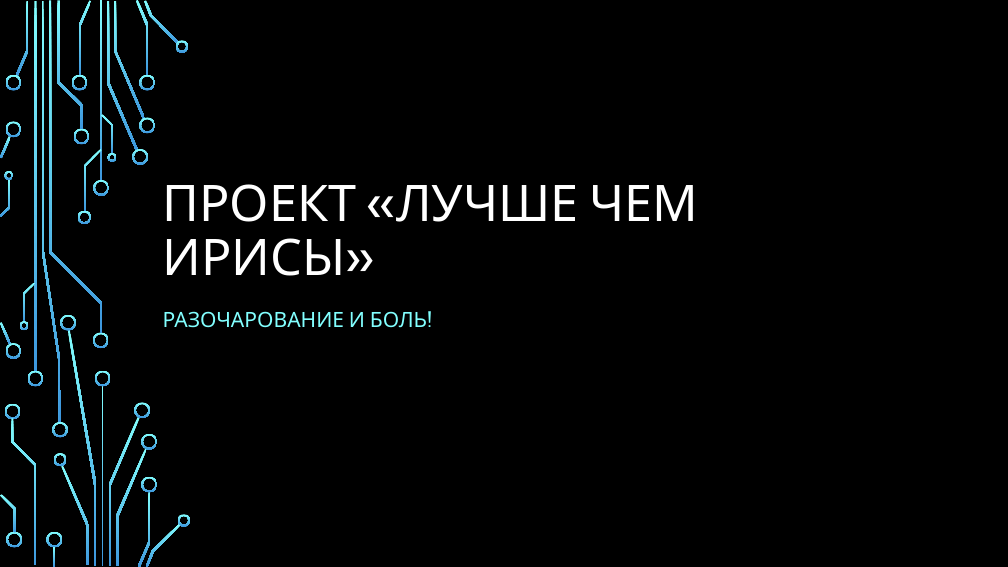
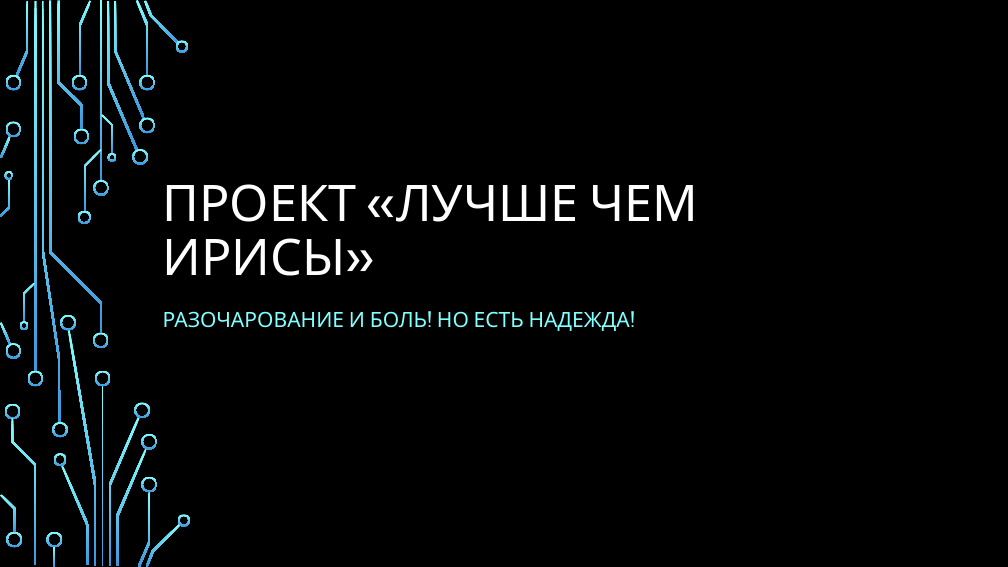
Before and after one commit to MaryaLagun/Data_Science, a slide deck: slide 1 of project/Проект.pptx. Drawn at 1008x567 pixels with LibreOffice and Linux fonts; fonts in the diff are those of the drawing; background and template pictures are left out. Boxes give left, top, right and bottom in pixels: in the first picture for what was removed or moved away, otherwise in the second. Text is boxed around its words. In the diff, an @@ line names an element or a change of style, - is before the commit and + after.

Commit message:
есть презентация
есть презентация

```diff
--- a/project/Проект.pptx
+++ b/project/Проект.pptx
@@ subtitle at bbox=[163, 311, 630, 331]: text changed @@
-РАЗОЧАРОВАНИЕ И БОЛЬ!
+РАЗОЧАРОВАНИЕ И БОЛЬ! НО ЕСТЬ НАДЕЖДА!
```
Also in this commit, not shown: 1 other slide changed, 9 slides added, 1 slide removed, 5 other files.
